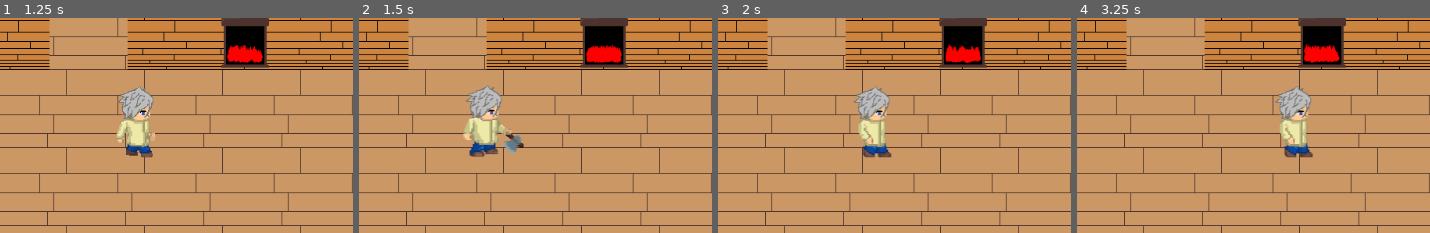
Above: before the commit, frames 1-4 (left to right).
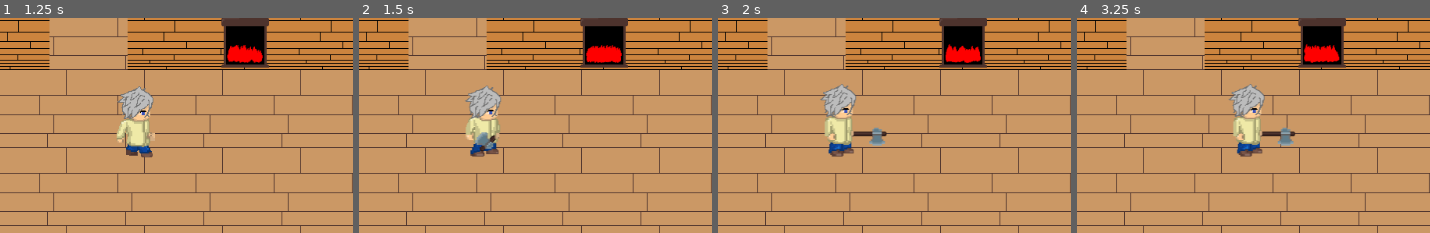
Above: after the commit, the same moments.

Repository: mmuratake/game
Game: Godot game, scene res://levels/global.tscn
The game is run twice, just before and just after one commit, with the same random seed, the same clock (stepped at 60 frames per second) and the same inputs.
Inputs (mouse positions are % of the whole screen's width and height, from its top left):
- Up to frame 1 (1.25 s): tap Enter at 0.5 s; move the mouse to (76, 49) at 0.52 s; hold D (game_right) from 0.53 s (still down); hold Space (game_attack) from 0.53 s (still down); click (76, 49) at 0.67 s
- Up to frame 2 (1.5 s): release D (game_right) at 1.25 s; release Space (game_attack) at 1.25 s; drag from (29, 60) to (78, 99) at 1.27 s
- Up to frame 3 (2 s): no input
- Up to frame 4 (3.25 s): move the mouse to (63, 30) at 2.02 s; hold D (game_right) 2.03-2.75 s; hold Space (game_attack) 2.03-2.75 s; click (63, 30) at 2.17 s; drag from (46, 76) to (17, 38) at 2.77 s
The pictures show only the part of the screen within x 32-82%, y 21-71%; the shares and areas given below are measured in that part.

Frame 1 is identical in both runs. In frame 2, 1.5% of the frame differs, in the area x 29-47%, y 31-65%; in frame 3, 4.8%; in frame 4, 5.0%, in the area x 43-67%, y 30-66%.

Commit message:
Mapping arrow keys and mouse click

Diff:
--- a/project.godot
+++ b/project.godot
@@ -31,26 +31,31 @@
 game_left={
 "deadzone": 0.5,
 "events": [ Object(InputEventKey,"resource_local_to_scene":false,"resource_name":"","device":0,"alt":false,"shift":false,"control":false,"meta":false,"command":false,"pressed":false,"scancode":65,"unicode":0,"echo":false,"script":null)
+, Object(InputEventKey,"resource_local_to_scene":false,"resource_name":"","device":0,"alt":false,"shift":false,"control":false,"meta":false,"command":false,"pressed":false,"scancode":16777231,"unicode":0,"echo":false,"script":null)
  ]
 }
 game_up={
 "deadzone": 0.5,
 "events": [ Object(InputEventKey,"resource_local_to_scene":false,"resource_name":"","device":0,"alt":false,"shift":false,"control":false,"meta":false,"command":false,"pressed":false,"scancode":87,"unicode":0,"echo":false,"script":null)
+, Object(InputEventKey,"resource_local_to_scene":false,"resource_name":"","device":0,"alt":false,"shift":false,"control":false,"meta":false,"command":false,"pressed":false,"scancode":16777232,"unicode":0,"echo":false,"script":null)
  ]
 }
 game_right={
 "deadzone": 0.5,
 "events": [ Object(InputEventKey,"resource_local_to_scene":false,"resource_name":"","device":0,"alt":false,"shift":false,"control":false,"meta":false,"command":false,"pressed":false,"scancode":68,"unicode":0,"echo":false,"script":null)
+, Object(InputEventKey,"resource_local_to_scene":false,"resource_name":"","device":0,"alt":false,"shift":false,"control":false,"meta":false,"command":false,"pressed":false,"scancode":16777233,"unicode":0,"echo":false,"script":null)
  ]
 }
 game_down={
 "deadzone": 0.5,
 "events": [ Object(InputEventKey,"resource_local_to_scene":false,"resource_name":"","device":0,"alt":false,"shift":false,"control":false,"meta":false,"command":false,"pressed":false,"scancode":83,"unicode":0,"echo":false,"script":null)
+, Object(InputEventKey,"resource_local_to_scene":false,"resource_name":"","device":0,"alt":false,"shift":false,"control":false,"meta":false,"command":false,"pressed":false,"scancode":16777234,"unicode":0,"echo":false,"script":null)
  ]
 }
 game_attack={
 "deadzone": 0.5,
 "events": [ Object(InputEventKey,"resource_local_to_scene":false,"resource_name":"","device":0,"alt":false,"shift":false,"control":false,"meta":false,"command":false,"pressed":false,"scancode":32,"unicode":0,"echo":false,"script":null)
+, Object(InputEventMouseButton,"resource_local_to_scene":false,"resource_name":"","device":0,"alt":false,"shift":false,"control":false,"meta":false,"command":false,"button_mask":0,"position":Vector2( 0, 0 ),"global_position":Vector2( 0, 0 ),"factor":1.0,"button_index":1,"pressed":false,"doubleclick":false,"script":null)
  ]
 }
 
